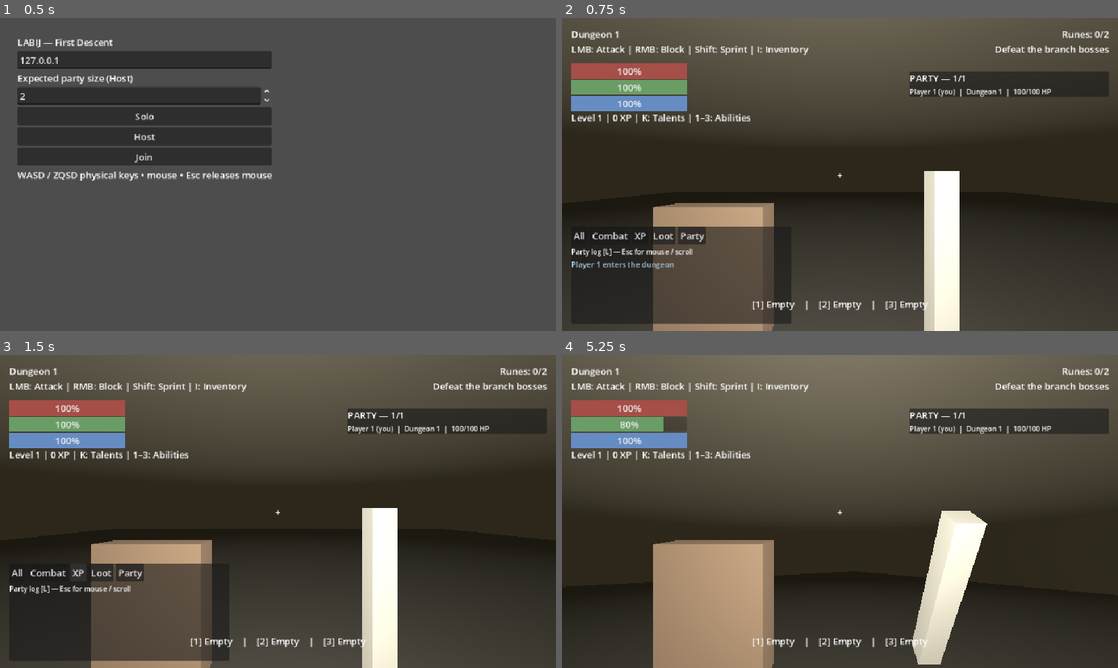
Above: before the commit, frames 1-4 (two rows, left to right).
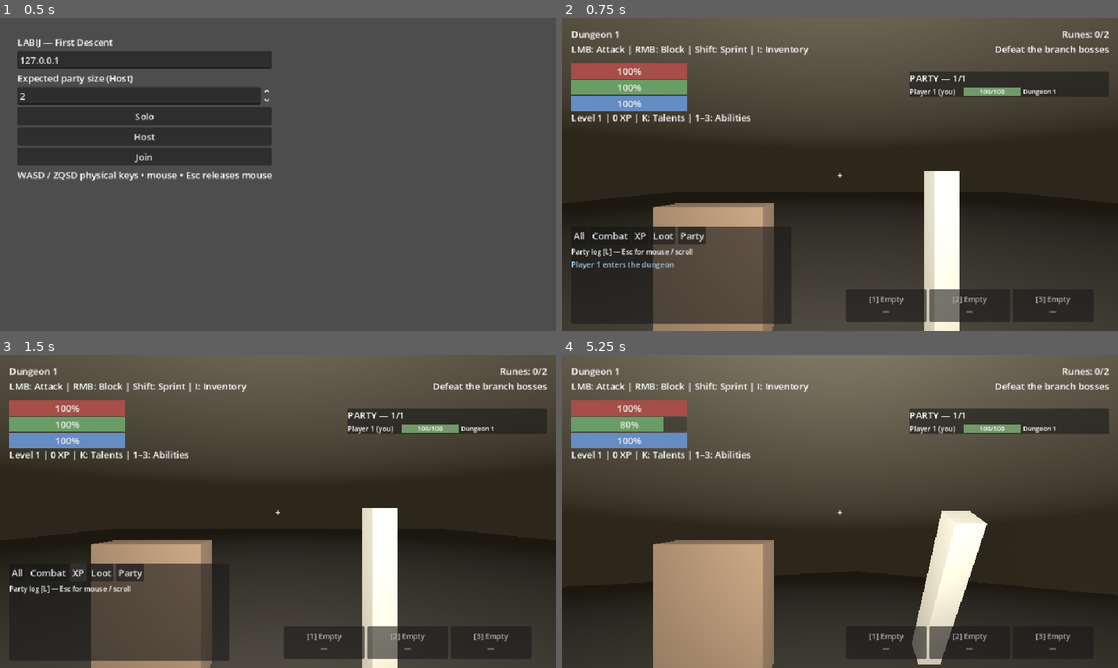
Above: after the commit, the same moments.

Repository: tdonnenfeld/LABIJ
Game: Godot game, scene res://game/main.tscn
Two runs of this game, one before a commit and one after it. Both use one fixed random seed, a clock stepped at 60 frames per second and the inputs below.
Inputs (mouse positions are in pixels of both pictures, inside the frame that each line leads up to):
- Up to frame 1 (0.5 s): no input
- Up to frame 2 (0.75 s): click "Solo" at 0.5 s
- Up to frame 3 (1.5 s): click "XP" at 1.25 s
- Up to frame 4 (5.25 s): click "All" at 2 s; click "Combat" at 2.75 s; click "Loot" at 3.5 s; click "Party" at 4.25 s; tap Enter at 5 s; move the mouse to (867, 511) at 5.02 s; hold W from 5.03 s (still down); tap L at 5.1 s; click (867, 511) at 5.17 s

Frame 1 is identical in both runs. In frame 2, 3.2% of the frame differs, in the area x 34-92%, y 22-98%; in frame 3, 3.2%; in frame 4, 1.5%.

Commit message:
Refine party health bars and ability cards; test log filters

Diff:
--- a/game/main.gd
+++ b/game/main.gd
@@ -20,7 +20,8 @@
 var feedback: Node3D
 var party_names: Dictionary = {}
 var next_party_number := 1
-var action_bar: Label
+var action_bar: HBoxContainer
+var ability_cards: Array[Label] = []
 const Catalog = preload("res://game/items/catalog.gd")
 var inventory_ui: PanelContainer
 var item_requests: Dictionary = {}
@@ -129,14 +130,23 @@
 		party_panel.offset_right = -16
 		party_panel.offset_top = 92
 		party_panel.hide()
-		action_bar = Label.new()
-		action_bar.horizontal_alignment = HORIZONTAL_ALIGNMENT_CENTER
+		action_bar = HBoxContainer.new()
 		layer.add_child(action_bar)
-		action_bar.set_anchors_and_offsets_preset(Control.PRESET_CENTER_BOTTOM)
-		action_bar.offset_left = -240
-		action_bar.offset_right = 240
-		action_bar.offset_top = -58
+		action_bar.set_anchors_and_offsets_preset(Control.PRESET_BOTTOM_RIGHT)
+		action_bar.offset_left = -470
+		action_bar.offset_right = -16
+		action_bar.offset_top = -72
 		action_bar.offset_bottom = -16
+		for i in range(3):
+			var slot_panel := PanelContainer.new()
+			slot_panel.custom_minimum_size.x = 140
+			action_bar.add_child(slot_panel)
+			var slot_label := Label.new()
+			slot_label.horizontal_alignment = HORIZONTAL_ALIGNMENT_CENTER
+			slot_label.vertical_alignment = VERTICAL_ALIGNMENT_CENTER
+			slot_label.add_theme_font_size_override("font_size", 13)
+			slot_panel.add_child(slot_label)
+			ability_cards.append(slot_label)
 		action_bar.hide()
 		var popup_layer := Control.new()
 		layer.add_child(popup_layer)
@@ -496,13 +506,12 @@
 			hp_bar.max_value = local.max_health()
 			hp_bar.value = local.health
 			xp_label.text = "Level %d | %d XP | K: Talents | 1–3: Abilities" % [local.skills.character_level(), local.skills.total_xp]
-			var ability_text: PackedStringArray = []
 			for i in range(3):
 				var ability: String = local.skills.slots[i]
 				var node: Array = local.Skills.Talents.find(ability)
 				var cooldown: float = local.skills.cooldowns.get(ability, 0.0)
-				ability_text.append("[%d] %s%s" % [i + 1, "Empty" if node.is_empty() else node[2], " %.1fs" % cooldown if cooldown > 0 else ""])
-			action_bar.text = "    |    ".join(ability_text)
+				ability_cards[i].text = "[%d] %s\n%s" % [i + 1, "Empty" if node.is_empty() else node[2], "%.1fs" % cooldown if cooldown > 0 else ("—" if ability == "" else "Ready")]
+				ability_cards[i].modulate = Color("#b5b5b5") if ability == "" else (Color("#dbb46e") if cooldown > 0 else Color("#b4d7a3"))
 			if skills_ui and skills_ui.visible:
 				skills_ui.refresh(local.skills.state(), world.safe(local))
 			stamina_bar.value = local.stamina
--- a/game/ui/combat_feedback.gd
+++ b/game/ui/combat_feedback.gd
@@ -11,6 +11,10 @@
 		return
 	var color: Color = COLORS.get(event.style, Color.WHITE)
 	if event.target == local_id and local_layer:
+		if local_layer.get_child_count() >= 12:
+			var oldest := local_layer.get_child(0)
+			local_layer.remove_child(oldest)
+			oldest.queue_free()
 		var label := Label.new()
 		label.text = event.floating
 		label.add_theme_font_size_override("font_size", 25)
--- a/game/ui/party_panel.gd
+++ b/game/ui/party_panel.gd
@@ -7,15 +7,15 @@
 	add_child(rows)
 
 func refresh(actors: Dictionary, local_id: int, world) -> void:
-	var lines: PackedStringArray = []
+	var data: Array = []
 	for id in actors:
 		var actor = actors[id]
 		var aggro := 0
 		for mob in world.monsters.values():
 			if mob.health > 0 and mob.target == id and mob.floor == actor.floor_id:
 				aggro += 1
-		lines.append("%s%s  |  %s  |  %d/%d HP%s" % [actor.display_name, " (you)" if id == local_id else "", world.Routes.NAMES[actor.floor_id], ceili(actor.health), ceili(actor.max_health()), "  !%d" % aggro if aggro > 0 else ""])
-	var signature := "\n".join(lines)
+		data.append([actor.display_name + (" (you)" if id == local_id else ""), world.Routes.NAMES[actor.floor_id], ceili(actor.health), ceili(actor.max_health()), aggro])
+	var signature := str(data)
 	if signature == previous:
 		return
 	previous = signature
@@ -25,8 +25,32 @@
 	var title := Label.new()
 	title.text = "PARTY — %d/%d" % [actors.size(), world.party_size]
 	rows.add_child(title)
-	for line in lines:
-		var label := Label.new()
-		label.text = line
-		label.add_theme_font_size_override("font_size", 12)
-		rows.add_child(label)
+	for member in data:
+		var row := HBoxContainer.new()
+		rows.add_child(row)
+		var name_label := Label.new()
+		name_label.text = member[0]
+		name_label.custom_minimum_size.x = 90
+		name_label.add_theme_font_size_override("font_size", 12)
+		row.add_child(name_label)
+		var bar := ProgressBar.new()
+		bar.custom_minimum_size = Vector2(98, 15)
+		bar.max_value = member[3]
+		bar.value = member[2]
+		bar.show_percentage = false
+		var fill := StyleBoxFlat.new()
+		fill.bg_color = Color("#bd514d") if member[2] < member[3] * 0.35 else Color("#719a68")
+		bar.add_theme_stylebox_override("fill", fill)
+		row.add_child(bar)
+		var hp := Label.new()
+		hp.text = "%d/%d" % [member[2], member[3]]
+		hp.add_theme_font_size_override("font_size", 11)
+		bar.add_child(hp)
+		hp.set_anchors_and_offsets_preset(Control.PRESET_FULL_RECT)
+		hp.horizontal_alignment = HORIZONTAL_ALIGNMENT_CENTER
+		hp.vertical_alignment = VERTICAL_ALIGNMENT_CENTER
+		hp.mouse_filter = Control.MOUSE_FILTER_IGNORE
+		var location := Label.new()
+		location.text = member[1] + ("  !%d" % member[4] if member[4] > 0 else "")
+		location.add_theme_font_size_override("font_size", 11)
+		row.add_child(location)
--- a/tests/feedback.gd
+++ b/tests/feedback.gd
@@ -3,6 +3,8 @@
 const World = preload("res://game/world.gd")
 const Player = preload("res://game/player.gd")
 const Journal = preload("res://game/world/journal.gd")
+const LogPanel = preload("res://game/ui/log_panel.gd")
+const PartyPanel = preload("res://game/ui/party_panel.gd")
 
 func _initialize() -> void:
 	call_deferred("run")
@@ -38,6 +40,18 @@
 	for i in range(220):
 		j.add("Party", str(i))
 	ok = ok and j.history.size() == 200 and j.drain().size() == 220 and j.drain().is_empty()
+	var log := LogPanel.new()
+	root.add_child(log)
+	log.receive(world.journal.history)
+	var received: int = log.history.size()
+	log.receive(world.journal.history)
+	ok = ok and log.history.size() == received
+	log.select_filter("XP")
+	ok = ok and log.feed.get_parsed_text().contains("gains") and not log.feed.get_parsed_text().contains("Expedition lost")
+	var party_panel := PartyPanel.new()
+	root.add_child(party_panel)
+	party_panel.refresh({1: actor, 2: partner}, 1, world)
+	ok = ok and party_panel.rows.get_child_count() == 3
 	if not ok:
 		push_error("Party defeat or combat journal test failed")
 	quit(0 if ok else 1)
